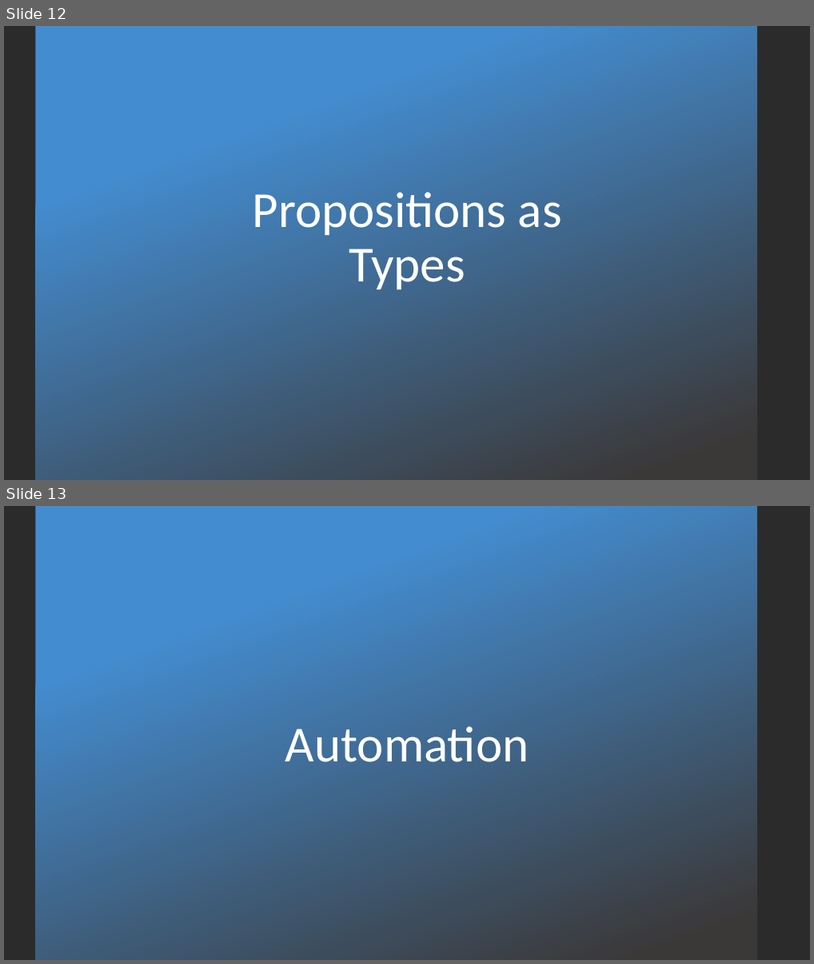
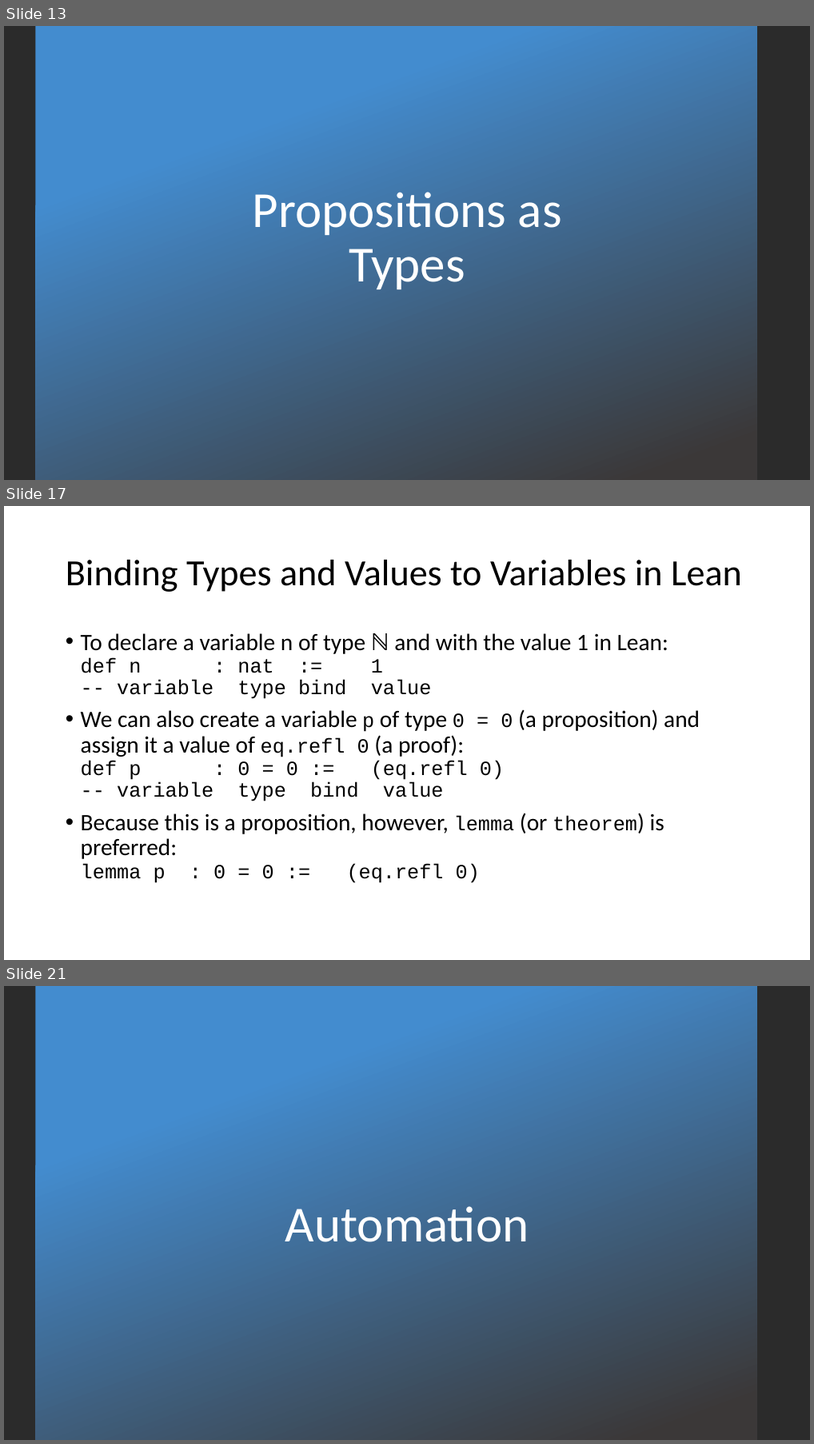
Before and after one commit to kevinsullivan/cs-dm, a slide deck: 01_Equality/Equality.pptx. Shown one above the other, each under a label of ours: slides 12 and 13 before the commit, slides 13, 17 and 21 after it; the slides between them are not shown. The pictures are 814x964 and 814x1444 pixels, drawn with LibreOffice and Linux fonts; fonts in the diff are those of the drawing; background and template pictures are left out; a plain dark background stands for a picture behind light text. Boxes give left, top, right and bottom in pixels: in the first picture for what was removed or moved away, otherwise in the second. Text is boxed around its words. In the diff, an @@ line names an element or a change of style, - is before the commit and + after.

```diff
--- a/01_Equality/Equality.pptx
+++ b/01_Equality/Equality.pptx
@@ slide 17 added at (4,506,810,960), background #FFFFFF @@
@@ title added at (66,560,742,592), 44 pt, text #000000 @@
+Binding Types and Values to Variables in Lean
@@ text added at (81,633,700,883), 28 pt, text #000000 @@
+• To declare a variable n of type ℕ and with the value 1 in Lean:
+  def n : nat := 1
+  -- variable type bind value
+• We can also create a variable p of type 0 = 0 (a proposition) and assign it a value of eq.refl 0 (a proof):
+  def p : 0 = 0 := (eq.refl 0)
+  -- variable type bind value
+• Because this is a proposition, however, lemma (or theorem) is preferred:
+  lemma p : 0 = 0 := (eq.refl 0)
@@ what was slide 12 is now slide 13 @@
@@ what was slide 13 is now slide 21 @@
```
Also in this commit, not shown: 3 slides changed, 11 other slides added, 1 slide removed, 2 other files.
